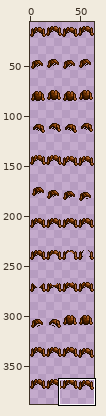
File history of a sprite sheet, [LittleNPC] The Farmer's Children Art - Standard/assets/Characters/Female/Light Brown/Light Brown.png. The first picture is a wide view before the edit; the outline marks the close-up.
Close-up. Earlier state:
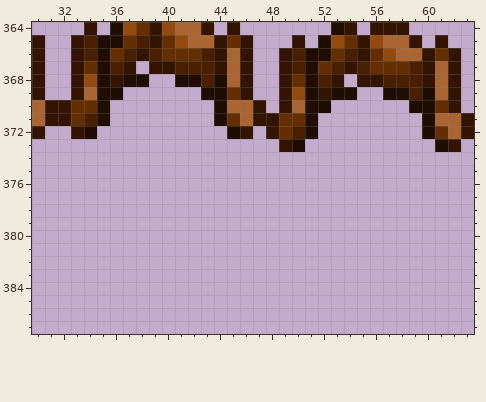
The file is 64x416 pixels. Colours within 5 levels of each other are drawn and written as one. Shown: x 30..63, y 364..387. The wide view leaves out empty margins.
After the commit:
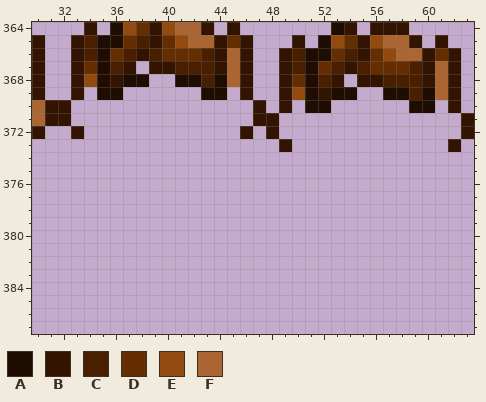
Palette (. is transparent): A #1e0d00  B #321400  C #491f00  D #652e00  E #934a0f  F #ab6532
From old to new:
@@ x 30..63 @@
 368 B..BEABAA..AACAFB..BDACB.BBCCCBFB.
-369 B..BFAA......AADB..BEABAA..AACAFB.
-370 FBBDDA........AFFB.BFAA......AADB.
-371 FBBDCA........ADFBBDDA........AFFB
-372 B..BA..........AB.BDCA........ADFB
-373 ...................BA..........AB.
+369 B..B.AA......AA.B..BEABAA..AACAFB.
+370 FBB..............B.B.AA......AA.B.
+371 FBB..............BB..............B
+372 B..B............B.B..............B
+373 ...................B............B.
 374 ..................................
Pixel boxes of the changes (left, top, right, bottom) in both close-ups:
erased: (71, 87, 110, 139)
erased: (214, 87, 318, 152)
erased: (422, 100, 461, 152)
